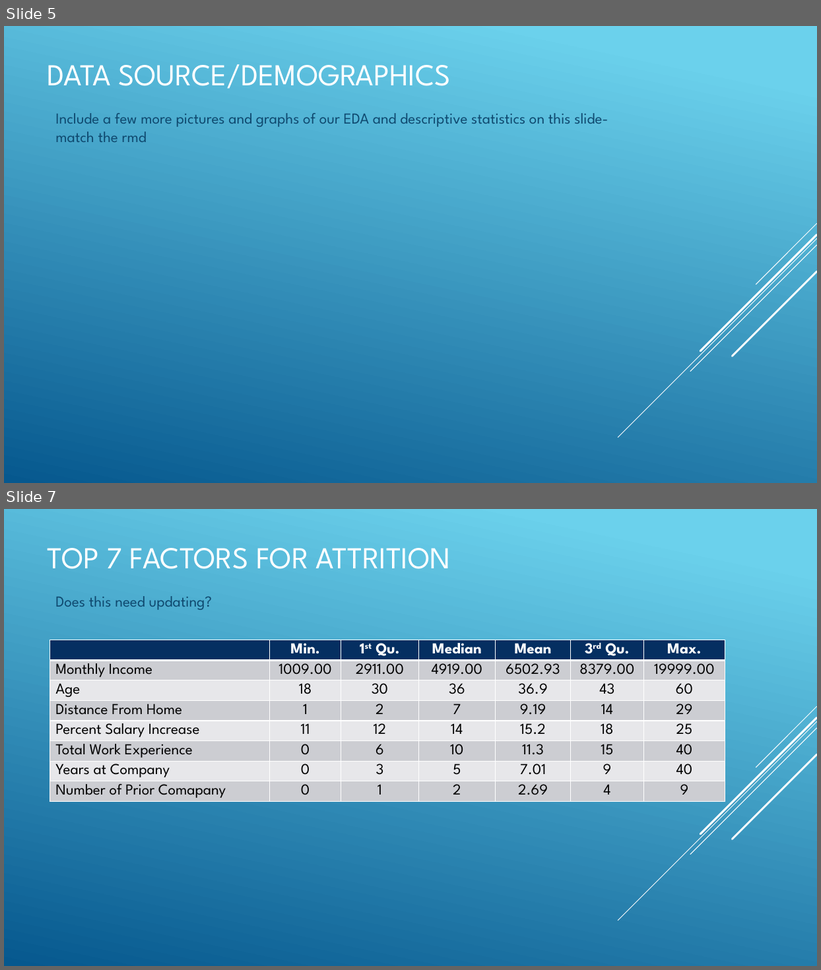
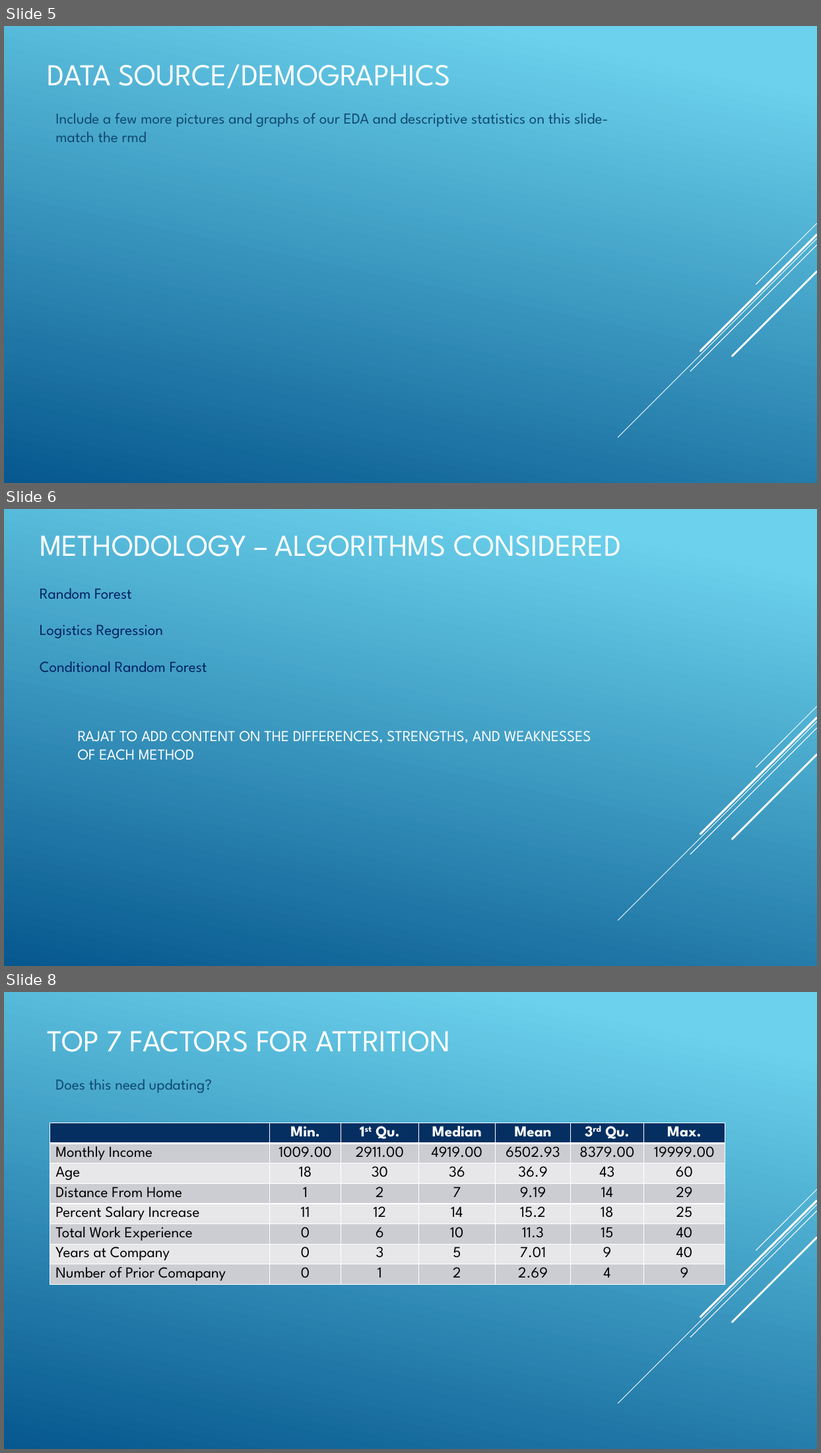
Before and after one commit to R-Chandna/MSDS6306_CaseStudy_2, a slide deck: Attrition_Case_Study_2_pptx_TAJAR_IP.pptx. Shown one above the other, each under a label of ours: slides 5 and 7 before the commit, slides 5, 6 and 8 after it; the slides between them are not shown. The pictures are 821x970 and 821x1453 pixels, drawn with LibreOffice and Linux fonts; fonts in the diff are those of the drawing. Boxes give left, top, right and bottom in pixels: in the first picture for what was removed or moved away, otherwise in the second. Text is boxed around its words. In the diff, an @@ line names an element or a change of style, - is before the commit and + after.

```diff
--- a/Attrition_Case_Study_2_pptx_TAJAR_IP.pptx
+++ b/Attrition_Case_Study_2_pptx_TAJAR_IP.pptx
@@ slide 6 added at bbox=[4, 509, 817, 966], background gradient #6ED2EB to #06588E; not listed: 5 template elements that a slide beside it also shows @@
@@ title added at bbox=[40, 535, 621, 557], 36 pt, text #FFFFFF @@
+METHODOLOGY – ALGORITHMS CONSIDERED
@@ text added at bbox=[40, 588, 207, 672], 18 pt, text #002060 @@
+Random Forest
+Logistics Regression
+Conditional Random Forest
@@ text added at bbox=[78, 731, 591, 760], 18 pt, text #FFFFFF @@
+RAJAT TO ADD CONTENT ON THE DIFFERENCES, STRENGTHS, AND WEAKNESSES
+OF EACH METHOD
@@ what was slide 7 is now slide 8 @@
```
Also in this commit, not shown: 2 slides changed, 2 other slides added, 2 slides removed.
